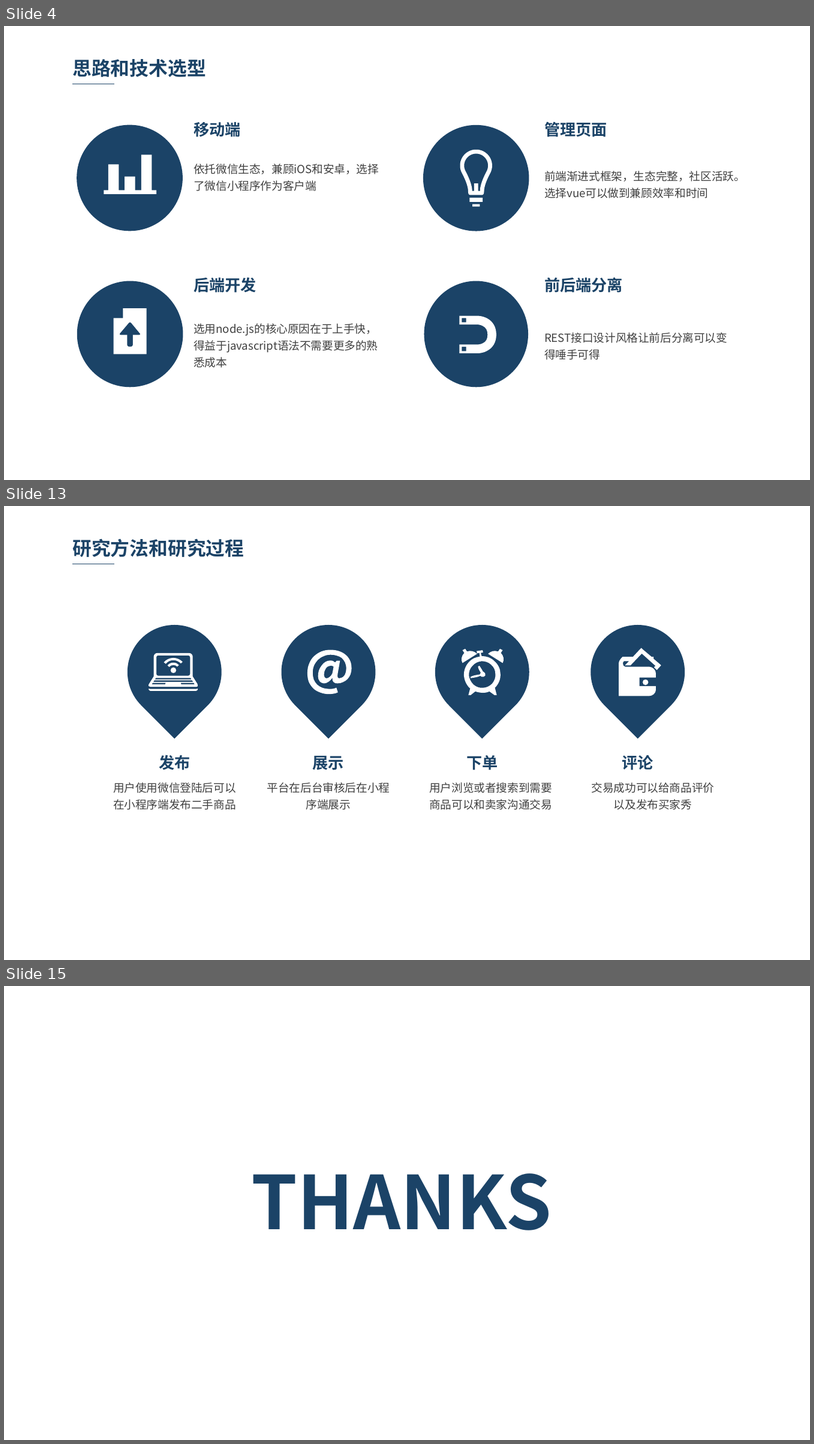
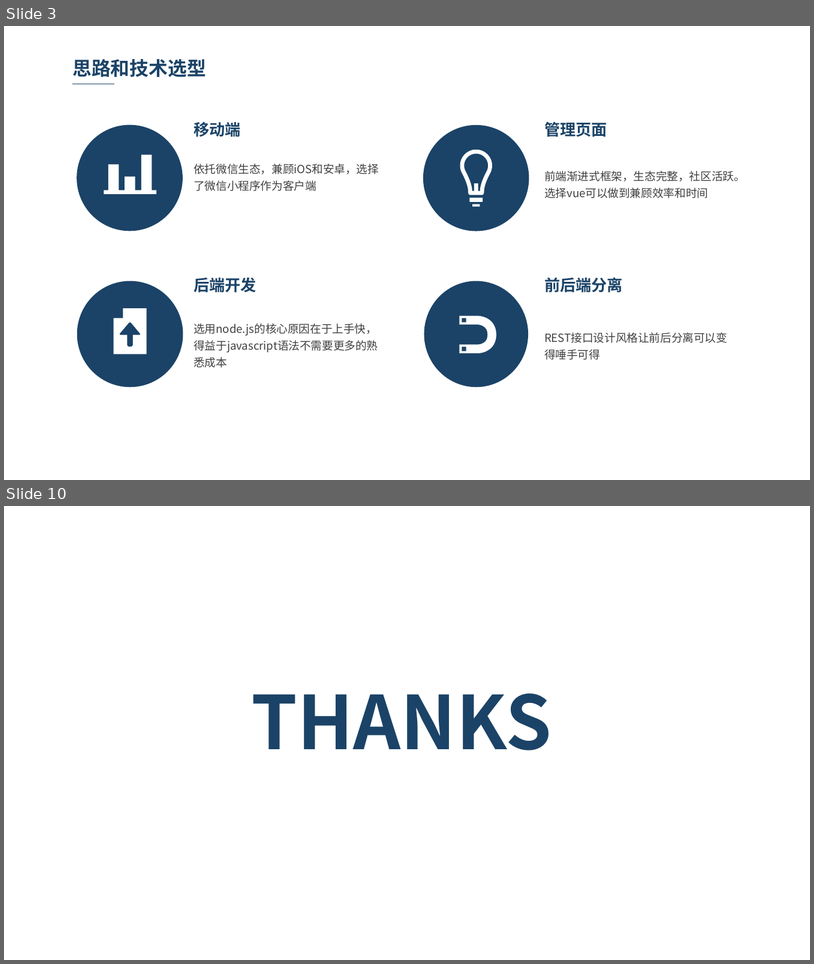
Before and after one commit to yaun369/Second-hand-transaction, a slide deck: 论文答辩.pptx. Shown one above the other, each under a label of ours: slides 4, 13 and 15 before the commit, slides 3 and 10 after it; the slides between them are not shown. The pictures are 814x1444 and 814x964 pixels, drawn with LibreOffice and Linux fonts; fonts in the diff are those of the drawing; background and template pictures are left out. Boxes give left, top, right and bottom in pixels: in the first picture for what was removed or moved away, otherwise in the second. Text is boxed around its words. In the diff, an @@ line names an element or a change of style, - is before the commit and + after.

```diff
--- a/论文答辩.pptx
+++ b/论文答辩.pptx
@@ slide 13 removed at (4, 506, 810, 960), background picture (left out) @@
@@ text removed at (72, 538, 244, 557) @@
-研究方法和研究过程
@@ line removed from (72, 564) to (114, 564) @@
@@ teardrop removed at (108, 605, 241, 738) @@
@@ teardrop removed at (262, 605, 395, 738) @@
@@ teardrop removed at (416, 605, 549, 738) @@
@@ teardrop removed at (572, 605, 705, 738) @@
@@ freeform shape removed at (307, 649, 351, 694) @@
@@ freeform shape removed at (461, 649, 505, 694) @@
@@ freeform shape removed at (619, 648, 661, 696) @@
@@ freeform shape removed at (149, 653, 198, 691) @@
@@ text removed at (159, 754, 190, 770) @@
-发布
@@ text removed at (313, 756, 344, 770) @@
-展示
@@ text removed at (467, 755, 498, 770) @@
-下单
@@ text removed at (622, 754, 653, 770) @@
-评论
@@ text removed at (113, 782, 236, 810) @@
-用户使用微信登陆后可以在小程序端发布二手商品
@@ text removed at (267, 782, 390, 810) @@
-平台在后台审核后在小程序端展示
@@ text removed at (429, 782, 552, 810) @@
-用户浏览或者搜索到需要商品可以和卖家沟通交易
@@ text removed at (592, 782, 715, 810) @@
-交易成功可以给商品评价以及发布买家秀
@@ what was slide 4 is now slide 3 @@
@@ what was slide 15 is now slide 10 @@
```
Also in this commit, not shown: 2 slides changed, 5 slides added, 9 other slides removed, 2 other files.
